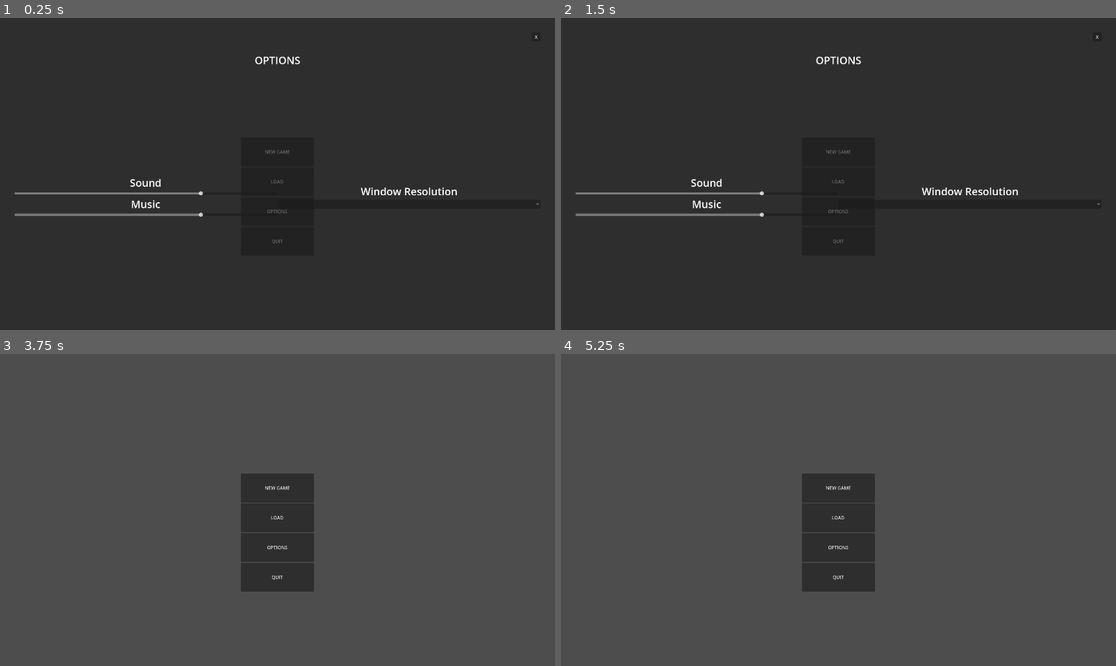
Above: before the commit, frames 1-4 (two rows, left to right).
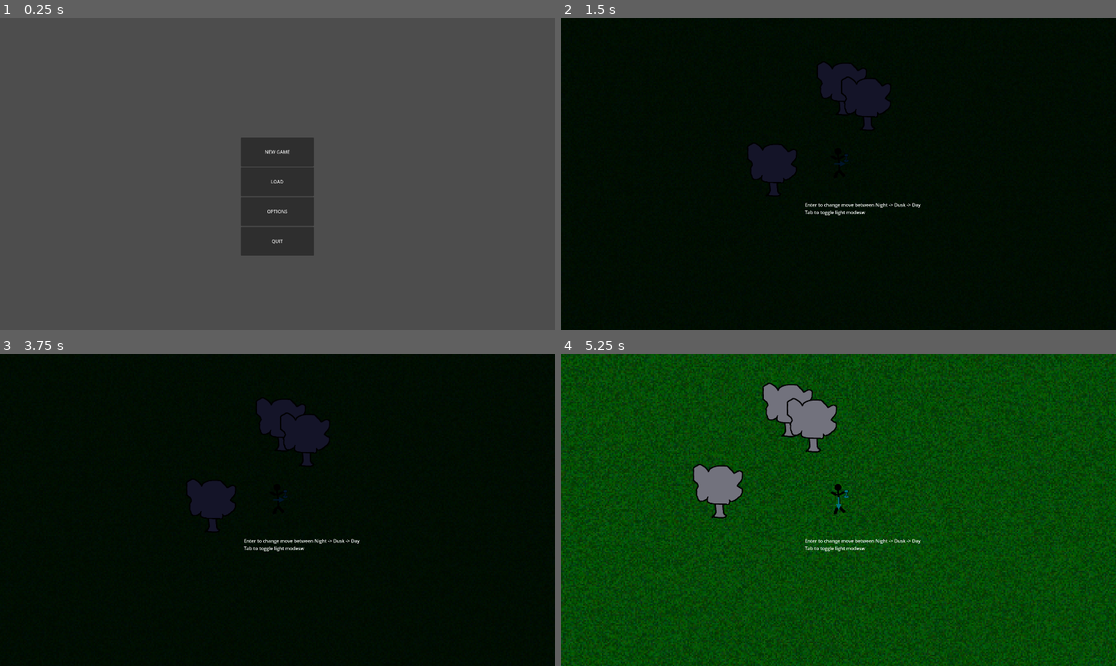
Above: after the commit, the same moments.

Repository: Small-Loan-Studio/TGO
Game: Godot game, scene res://Scenes/main/main_menu.tscn
The game is run twice, just before and just after one commit, with the same random seed, the same clock (stepped at 60 frames per second) and the same inputs. The project has no main scene, so this scene is started directly.
Inputs (mouse positions are in pixels of both pictures, inside the frame that each line leads up to):
- Up to frame 1 (0.25 s): no input
- Up to frame 2 (1.5 s): click "NEW GAME" at 0.5 s; click (838, 152) at 1.25 s, where only the run before the commit has a clickable "NEW GAME"
- Up to frame 3 (3.75 s): click (277, 519) at 2 s, where only the run before the commit has a clickable "LOAD"; click (277, 547) at 2.75 s, where only the run before the commit has a clickable "OPTIONS"; click (538, 372) at 3.5 s, where only the run before the commit has a clickable "X"
- Up to frame 4 (5.25 s): tap Enter (ui_accept) at 4.25, 4.52 s; hold Right (right) 4.28-5.03 s; hold Down (down) from 5.03 s (still down)

The runs differ from the first frame. In frame 1, 95% of the frame differs, in the area x 0-100%, y 0-100%; in frame 2, 100%; in frame 3, 100%; in frame 4, 100%.
Error before the commit: Parse Error: Class "AudioManager" hides a global script class. (res://scripts/audio/audiomanager.gd:2)

Commit message:
some fixes
menus hidden at start

Diff:
--- a/Scenes/main/main_menu.tscn
+++ b/Scenes/main/main_menu.tscn
@@ -173,6 +173,7 @@
 expand_mode = 1
 
 [node name="options_window" type="PanelContainer" parent="canvas"]
+visible = false
 anchors_preset = 15
 anchor_right = 1.0
 anchor_bottom = 1.0
--- a/Scripts/audio/audiomanager.gd
+++ b/Scripts/audio/audiomanager.gd
@@ -1,5 +1,5 @@
 extends Node2D
-class_name AudioManager
+
 var next : int = 0
 var audioStreamPlayers : Array = []
 
--- a/Scripts/main_menu.gd
+++ b/Scripts/main_menu.gd
@@ -12,7 +12,7 @@
 
 
 func _on_newgame_pressed() -> void:
-	get_tree().change_scene_to_file("res://scenes/main/intro.tscn")
+	get_tree().change_scene_to_file("res://Scratch/Movement/TestMovement.tscn")
 	pass # Replace with function body.
 
 
